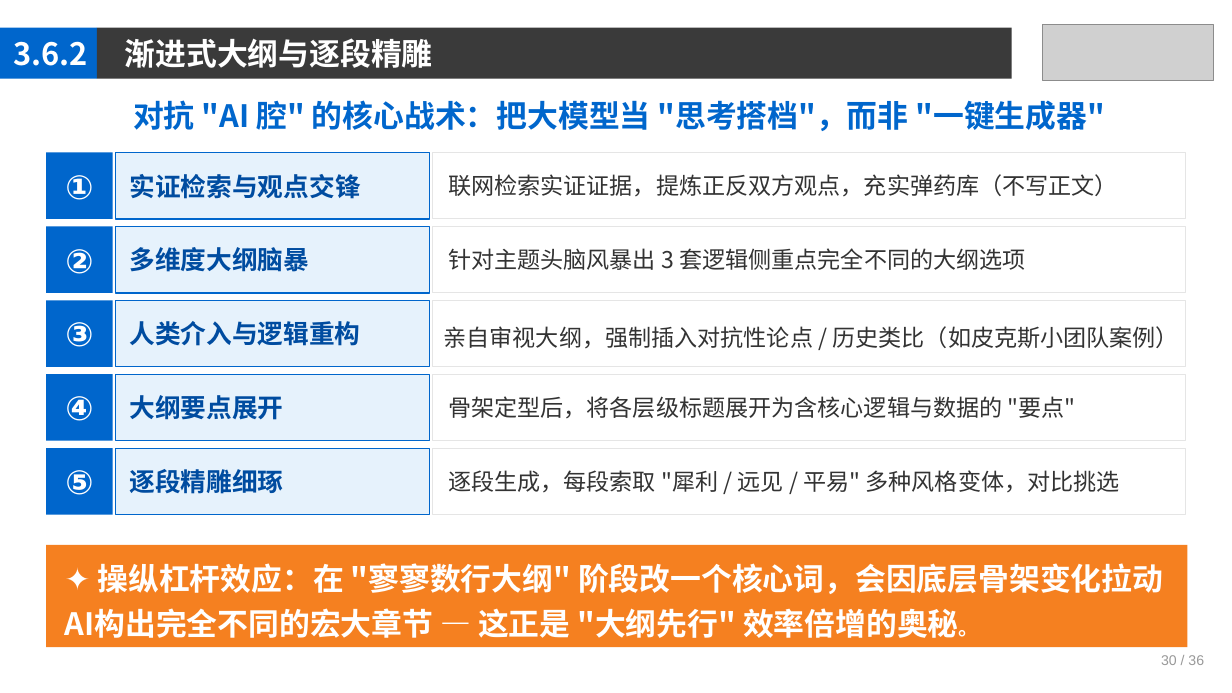
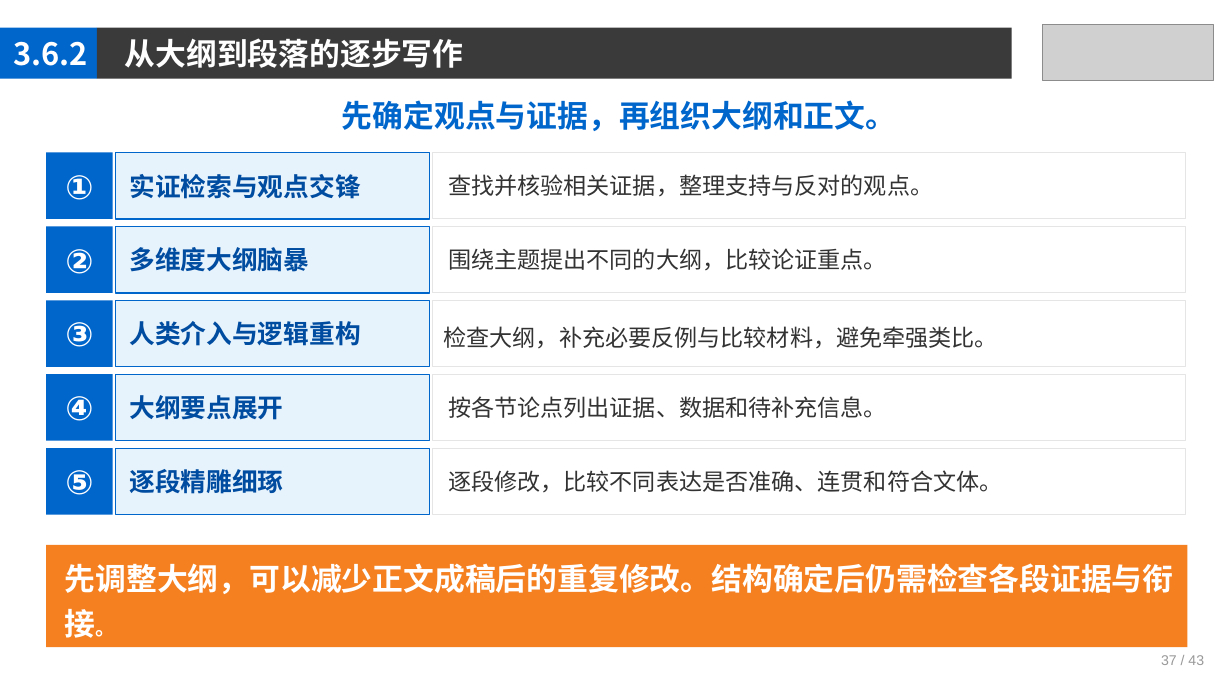
Before and after one commit to jpqiang/AIGC, a slide deck: slide 37 of 课件/第3章.pptx. Drawn at 1232x693 pixels with LibreOffice and Linux fonts; fonts in the diff are those of the drawing; grey boxes stand for pictures. Boxes give left, top, right and bottom in pixels: in the first picture for what was removed or moved away, otherwise in the second. Text is boxed around its words. In the diff, an @@ line names an element or a change of style, - is before the commit and + after.

```diff
--- a/课件/第3章.pptx
+++ b/课件/第3章.pptx
@@ text at <box>125,38,464,68</box>: text changed @@
-渐进式大纲与逐段精雕
+从大纲到段落的逐步写作
@@ text at <box>342,100,896,131</box>: text changed @@
-对抗 "AI 腔" 的核心战术：把大模型当 "思考搭档"，而非 "一键生成器"
+先确定观点与证据，再组织大纲和正文。
@@ text at <box>448,174,933,196</box>: text changed @@
-联网检索实证证据，提炼正反双方观点，充实弹药库（不写正文）
+查找并核验相关证据，整理支持与反对的观点。
@@ text at <box>448,248,887,270</box>: text changed @@
-针对主题头脑风暴出 3 套逻辑侧重点完全不同的大纲选项
+围绕主题提出不同的大纲，比较论证重点。
@@ text at <box>444,326,998,348</box>: text changed @@
-亲自审视大纲，强制插入对抗性论点 / 历史类比（如皮克斯小团队案例）
+检查大纲，补充必要反例与比较材料，避免牵强类比。
@@ text at <box>448,396,887,418</box>: text changed @@
-骨架定型后，将各层级标题展开为含核心逻辑与数据的 "要点"
+按各节论点列出证据、数据和待补充信息。
@@ text at <box>448,470,1002,492</box>: text changed @@
-逐段生成，每段索取 "犀利 / 远见 / 平易" 多种风格变体，对比挑选
+逐段修改，比较不同表达是否准确、连贯和符合文体。
@@ text at <box>65,563,1174,638</box>: text changed @@
-✦ 操纵杠杆效应：在 "寥寥数行大纲" 阶段改一个核心词，会因底层骨架变化拉动 AI构出完全不同的宏大章节 — 这正是 "大纲先行" 效率倍增的奥秘。
+先调整大纲，可以减少正文成稿后的重复修改。结构确定后仍需检查各段证据与衔接。
@@ text at <box>1161,655,1204,665</box>: text changed @@
-30 / 36
+37 / 43
```
Also in this commit, not shown: 40 other slides changed, 1 other file.
